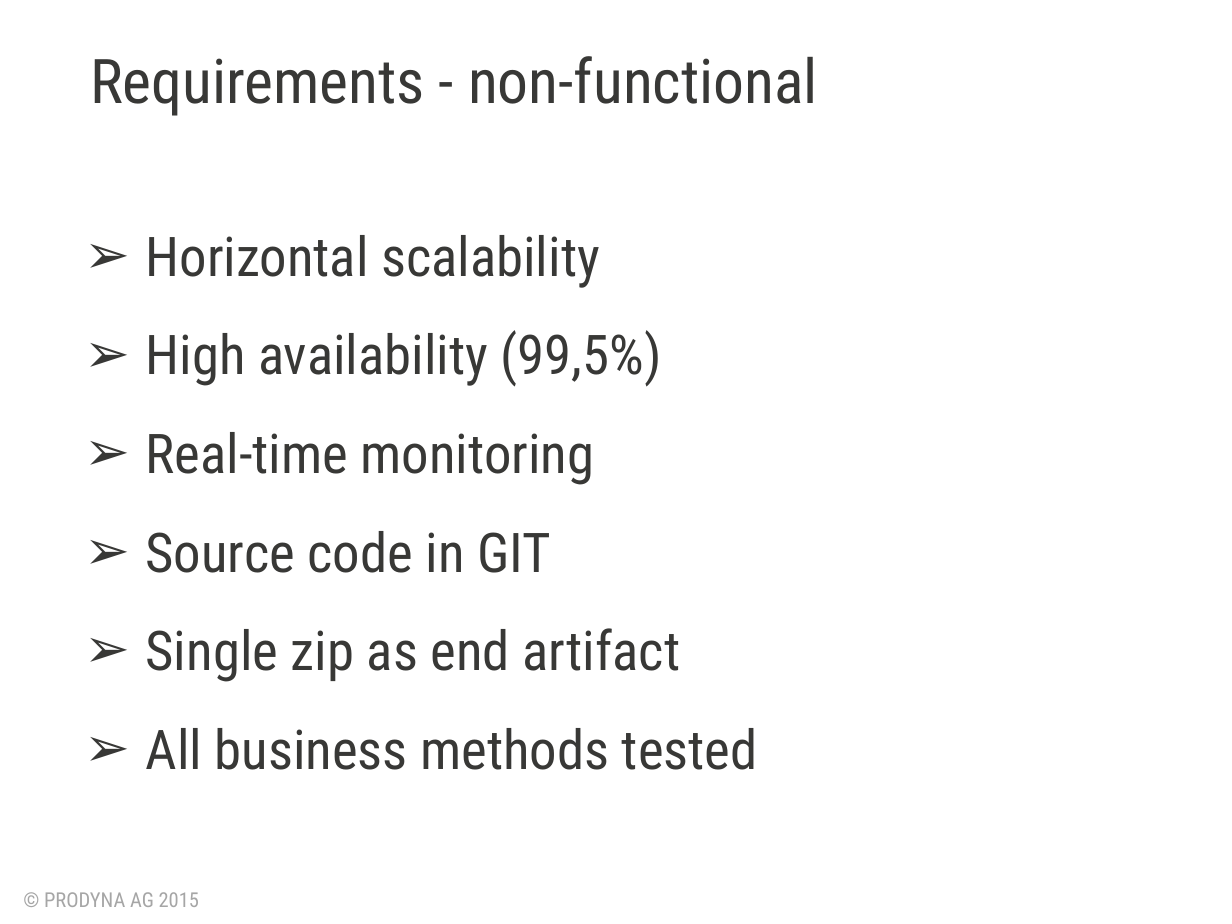
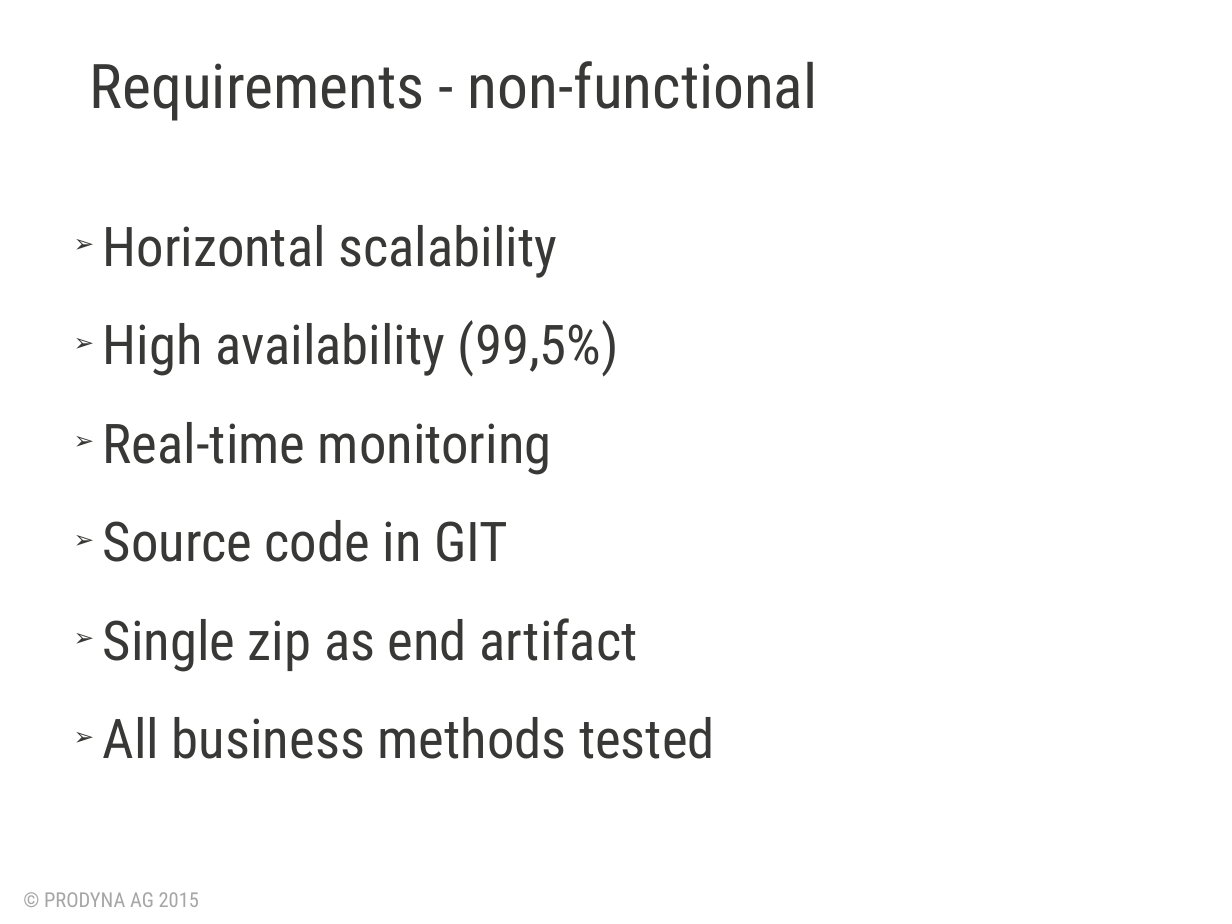
Before and after one commit to BGligorijevic/pac-slides, a slide deck: slide 4 of PAC-presentation.pptx (slide 5 before the commit). Drawn at 1232x924 pixels with LibreOffice and Linux fonts; fonts in the diff are those of the drawing; background and template pictures are left out. Boxes give left, top, right and bottom in pixels: in the first picture for what was removed or moved away, otherwise in the second. Text is boxed around its words. In the diff, an @@ line names an element or a change of style, - is before the commit and + after.

```diff
--- a/PAC-presentation.pptx
+++ b/PAC-presentation.pptx
@@ text "Requirements - non-functional" at [90,61,818,121]: line spacing 0.9 to 1 @@
@@ text "Horizontal scalability": place and size @@
-text "Horizontal scalability" at [146,235,758,770]
+text "Horizontal scalability" at [103,225,715,759]
@@ text "Horizontal scalability" at [103,225,715,759]: indent changed; less space between paragraphs @@
```
Also in this commit, not shown: 5 other slides changed, 5 slides added, 2 slides removed.
